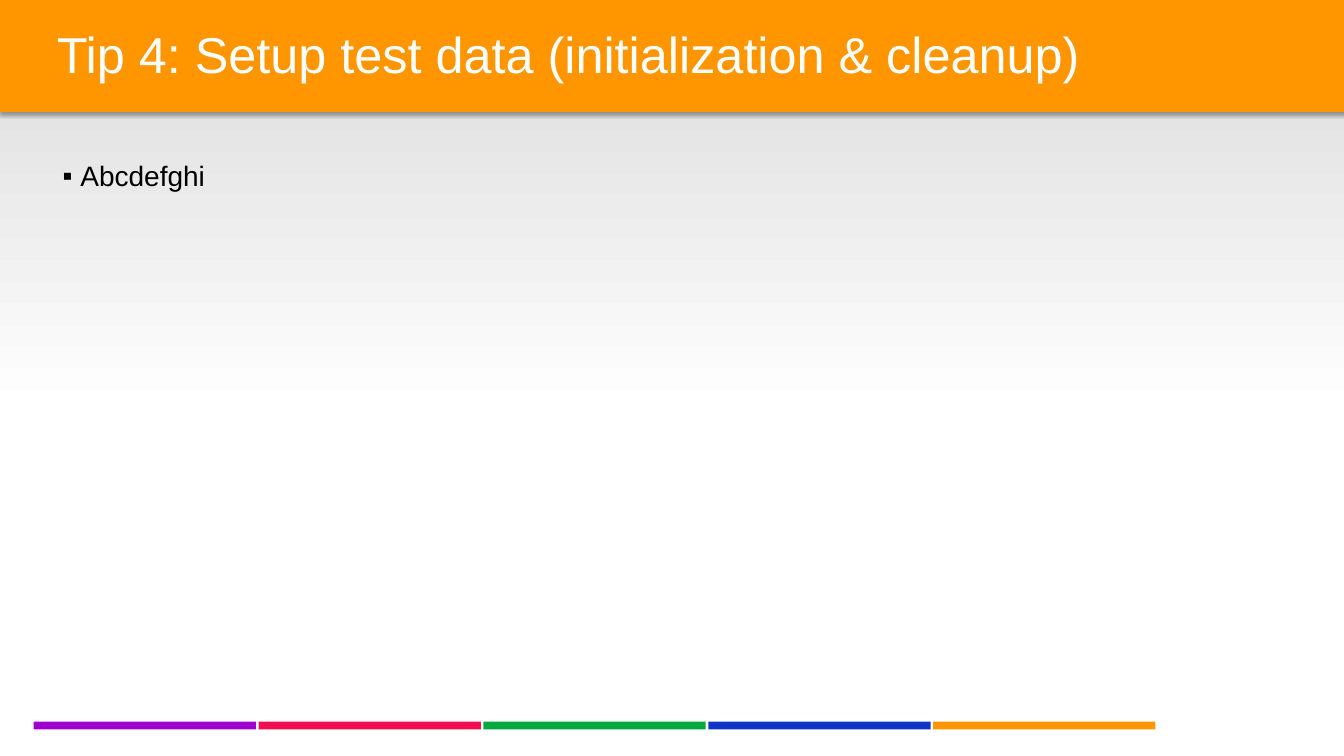
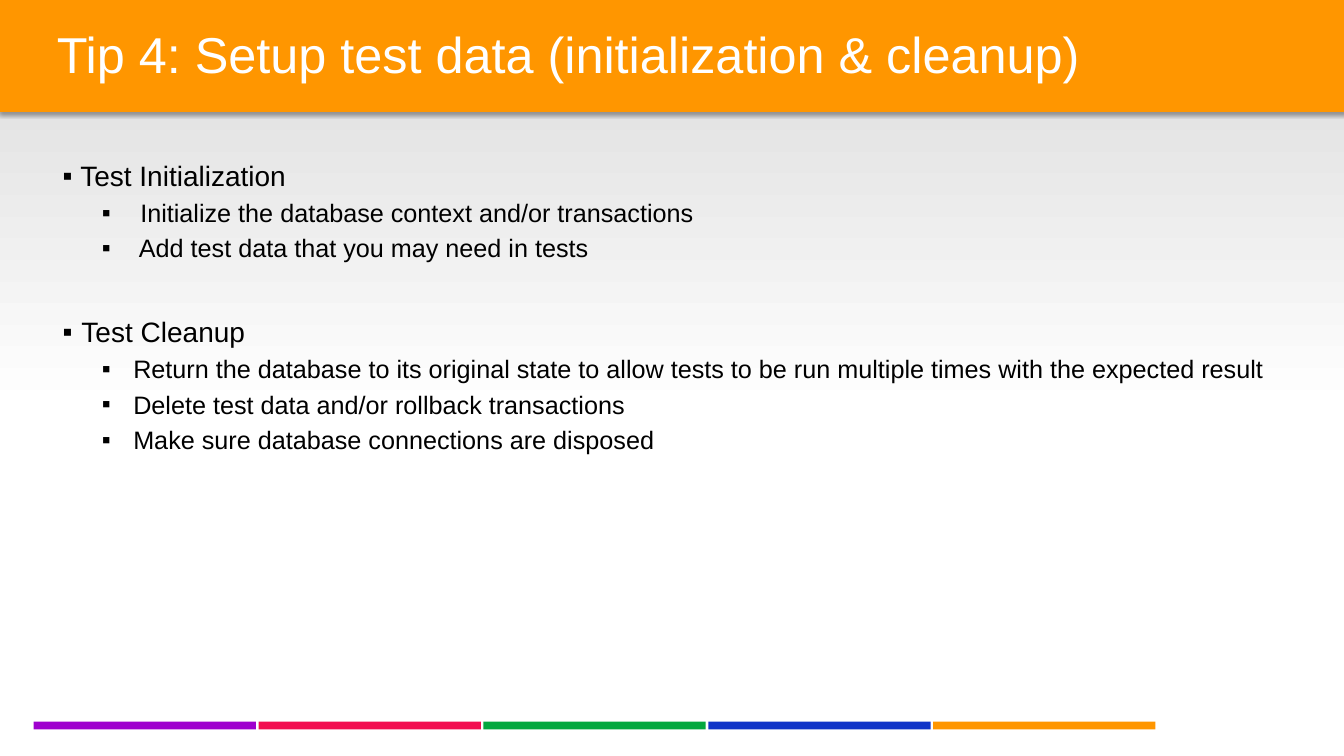
Before and after one commit to lgoldin/TestOrientedDevelopment, a slide deck: slide 14 of DesigningTestableApplications - Part II - DB Integration & Legacy Code.pptx. Drawn at 1344x756 pixels with LibreOffice and Linux fonts; fonts in the diff are those of the drawing; background and template pictures are left out. Boxes give left, top, right and bottom in pixels: in the first picture for what was removed or moved away, otherwise in the second. Text is boxed around its words. In the diff, an @@ line names an element or a change of style, - is before the commit and + after.

```diff
--- a/DesigningTestableApplications - Part II - DB Integration & Legacy Code.pptx
+++ b/DesigningTestableApplications - Part II - DB Integration & Legacy Code.pptx
@@ text at box(80, 165, 1263, 455): text changed; size 20 to 18 pt @@
-▪ Abcdefghi
+▪ Test Initialization
+  ▪ Initialize the database context and/or transactions
+  ▪ Add test data that you may need in tests
+▪ Test Cleanup
+  ▪ Return the database to its original state to allow tests to be run multiple times with the expected result
+  ▪ Delete test data and/or rollback transactions
+  ▪ Make sure database connections are disposed
```
Also in this commit, not shown: 1 other slide changed, 1 slide added, 2 other files.
